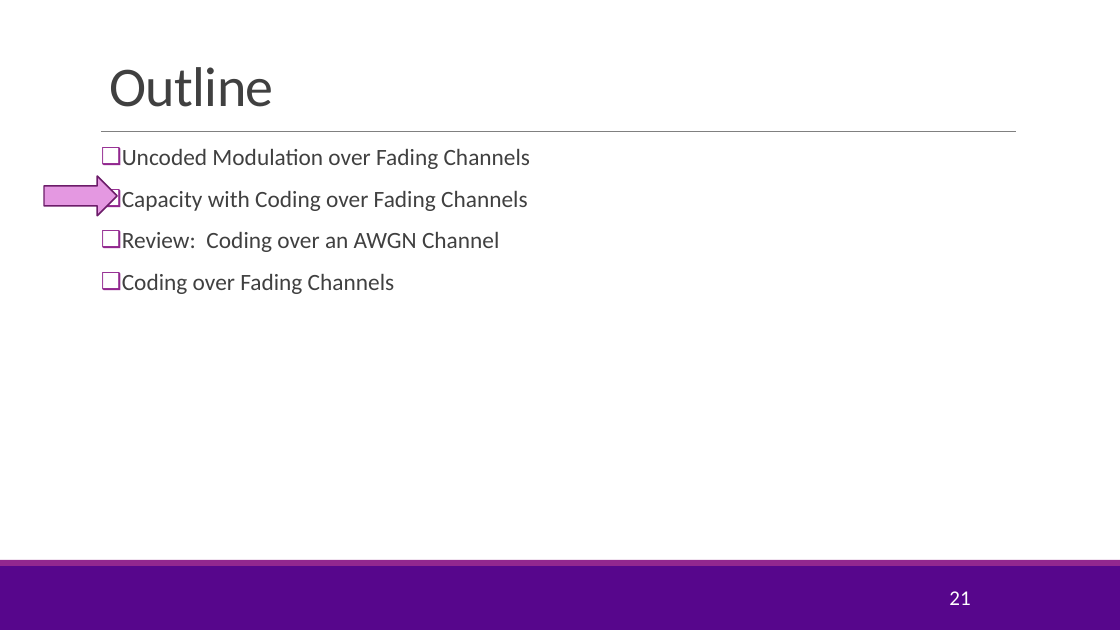
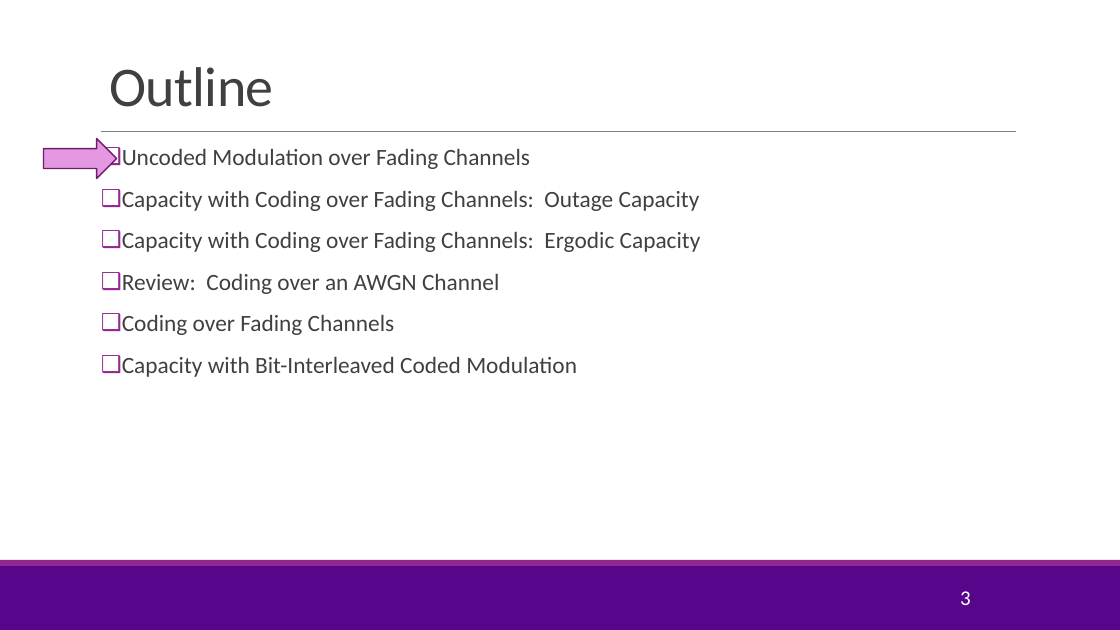
Before and after one commit to sdrangan/wirelesscomm, a slide deck: slide 3 of lectures/Unit04_Coding.pptx (slide 21 before the commit). Drawn at 1120x630 pixels with LibreOffice and Linux fonts; fonts in the diff are those of the drawing; background and template pictures are left out. Boxes give left, top, right and bottom in pixels: in the first picture for what was removed or moved away, otherwise in the second. Text is boxed around its words. In the diff, an @@ line names an element or a change of style, - is before the commit and + after.

Commit message:
Added BICM capacity to the lecture

```diff
--- a/lectures/Unit04_Coding.pptx
+++ b/lectures/Unit04_Coding.pptx
@@ right arrow: place and size @@
-right arrow at (44, 176, 117, 216)
+right arrow at (44, 139, 117, 178)
@@ text at (122, 191, 701, 252): text changed @@
-❑ Capacity with Coding over Fading Channels
+❑ Capacity with Coding over Fading Channels: Outage Capacity
+❑ Capacity with Coding over Fading Channels: Ergodic Capacity
@@ text at (122, 357, 577, 377): paragraph added @@
+❑ Capacity with Bit-Interleaved Coded Modulation
@@ page number at (960, 591, 971, 605): text changed @@
-21
+3
```
Also in this commit, not shown: 7 other slides changed, 11 slides added, 3 slides removed, 3 other files.
